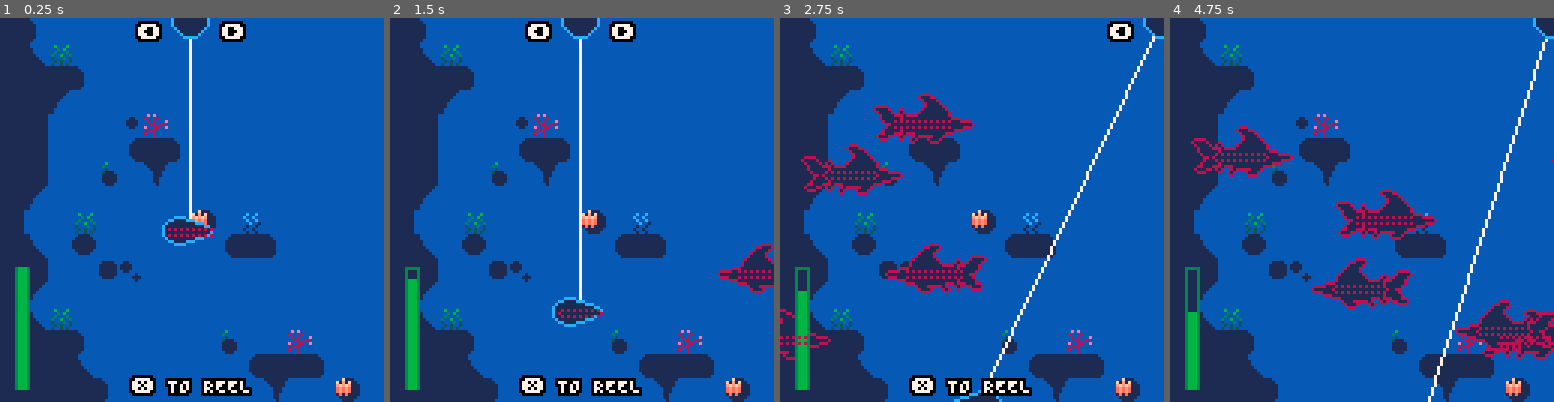
Above: before the commit, frames 1-4 (left to right).
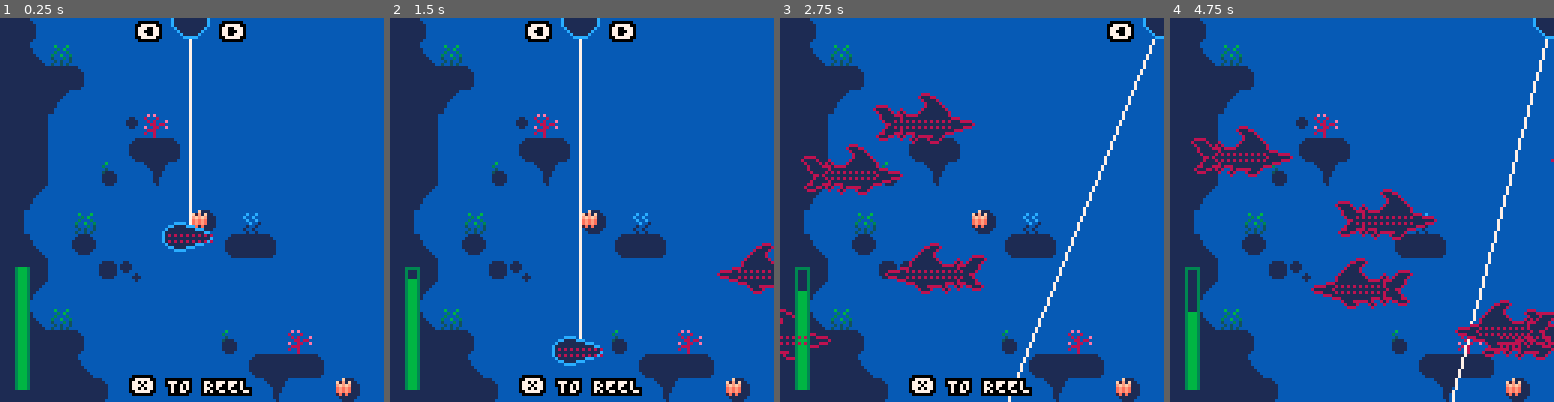
Above: after the commit, the same moments.

Repository: alexhlocke/AlexKotaFirstCart
Game: PICO-8 cartridge minigame_prototyping.p8
Two runs of this game, one before a commit and one after it. Both use one fixed random seed, a clock stepped at 60 frames per second and the inputs below.
Inputs:
- Up to frame 1 (0.25 s): no input
- Up to frame 2 (1.5 s): tap X (X key) at 0.33, 1.07 s; tap O (Z key) at 0.7 s
- Up to frame 3 (2.75 s): hold Right 1.6-2.1 s; tap O (Z key) at 1.7, 2.1, 2.5 s; tap X (X key) at 1.85 s; hold Right from 2.47 s (still down)
- Up to frame 4 (4.75 s): tap O (Z key) every 0.4 s from 2.9 to 4.5 s; tap X (X key) at 2.97, 4.08 s; release Right at 3.03 s; hold Left 3.08-3.58 s; hold Right 4.02-4.68 s

The runs differ from the first frame. In frame 1, 0.6% of the frame differs, in the area x 42-56%, y 51-61%; in frame 2, 1.5%; in frame 3, 1.6%, in the area x 45-98%, y 4-100%; in frame 4, 1.4%.

Commit message:
Clamped reel force

Diff:
--- a/minigame_prototyping.p8
+++ b/minigame_prototyping.p8
@@ -226,7 +226,7 @@
 
 --== fish ==--
 
-grav=1
+grav=1.33
 mg_fish={
  x=63,y=63
  ,dx=0,dy=0
@@ -258,6 +258,7 @@
   -- adjust dx and dy to move mg_fish towards mg_player
   mg_fish.dx=diff_x * xreel_force -- adjust the multiplier for speed
   mg_fish.dy=diff_y * yreel_force
+  if(mg_fish.dy<0 and mg_fish.dy>-1)mg_fish.dy=-1
  else
   s.dx=0
  end
